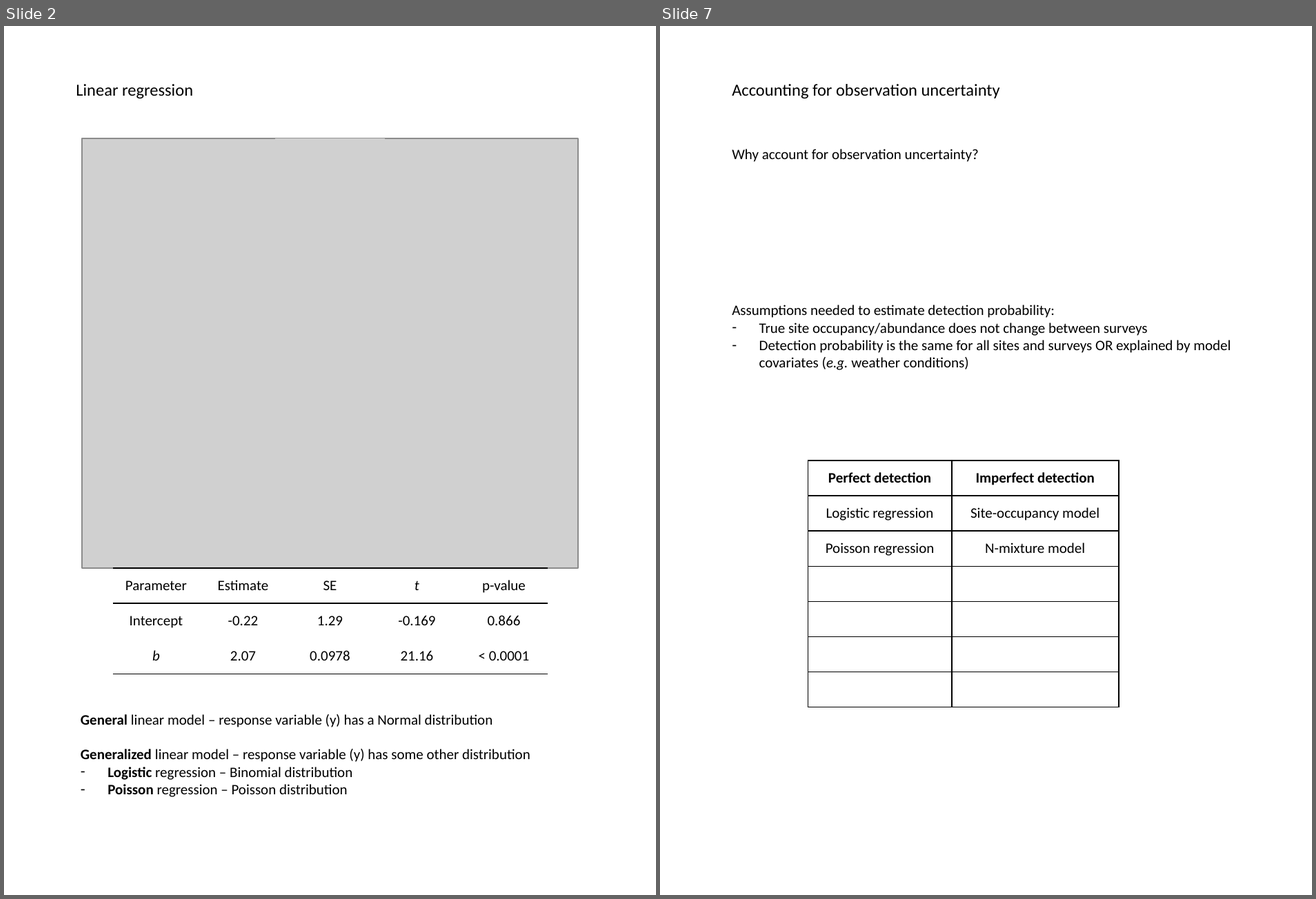
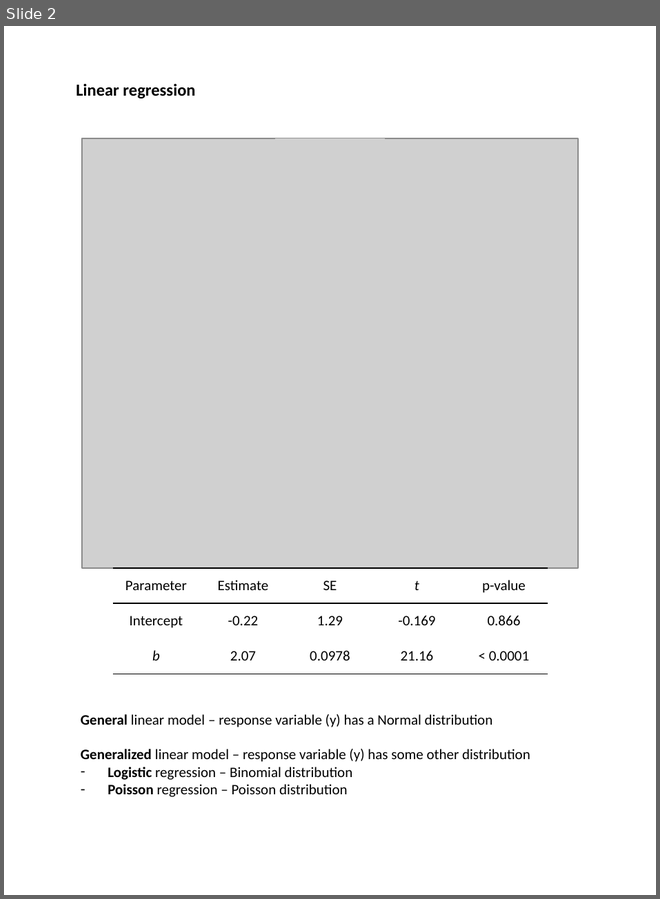
Before and after one commit to ssa200/ssa200.github.io, a slide deck: static/handouts/supplemental-materials.pptx. Shown side by side, each under a label of ours: slides 2 and 7 before the commit, slide 2 after it; the slides between them are not shown. The pictures are 1316x899 and 660x899 pixels, drawn with LibreOffice and Linux fonts; fonts in the diff are those of the drawing; grey boxes stand for pictures. Boxes give left, top, right and bottom in pixels: in the first picture for what was removed or moved away, otherwise in the second. Text is boxed around its words. In the diff, an @@ line names an element or a change of style, - is before the commit and + after.

```diff
--- a/static/handouts/supplemental-materials.pptx
+++ b/static/handouts/supplemental-materials.pptx
@@ slide 7 removed at (x1=660, y1=26, x2=1312, y2=895), background #FFFFFF @@
@@ text removed at (x1=732, y1=84, x2=1000, y2=99) @@
-Accounting for observation uncertainty
@@ text removed at (x1=732, y1=149, x2=1231, y2=370) @@
-Why account for observation uncertainty?
-Assumptions needed to estimate detection probability:
-– True site occupancy/abundance does not change between surveys
-– Detection probability is the same for all sites and surveys OR explained by model covariates (e.g. weather conditions)
@@ table removed at (x1=808, y1=461, x2=1118, y2=708), 7 rows, 2 columns @@
-Perfect detection | Imperfect detection
-Logistic regression | Site-occupancy model
-Poisson regression | N-mixture model
- | 
- | 
- | 
- | 
@@ slide 2 changed as well @@
@@ text "Linear regression" at (x1=76, y1=84, x2=195, y2=98): bold on @@
```
Also in this commit, not shown: 5 other slides changed, 1 slide added, 2 other slides removed, 4 other files.
